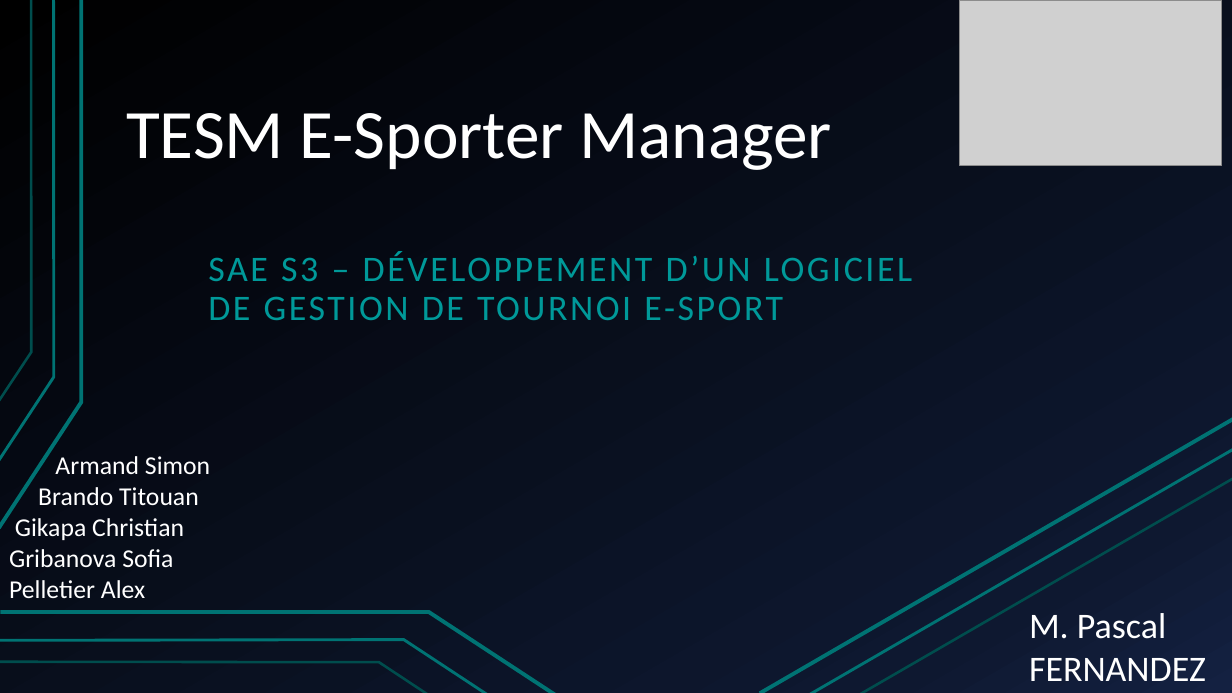
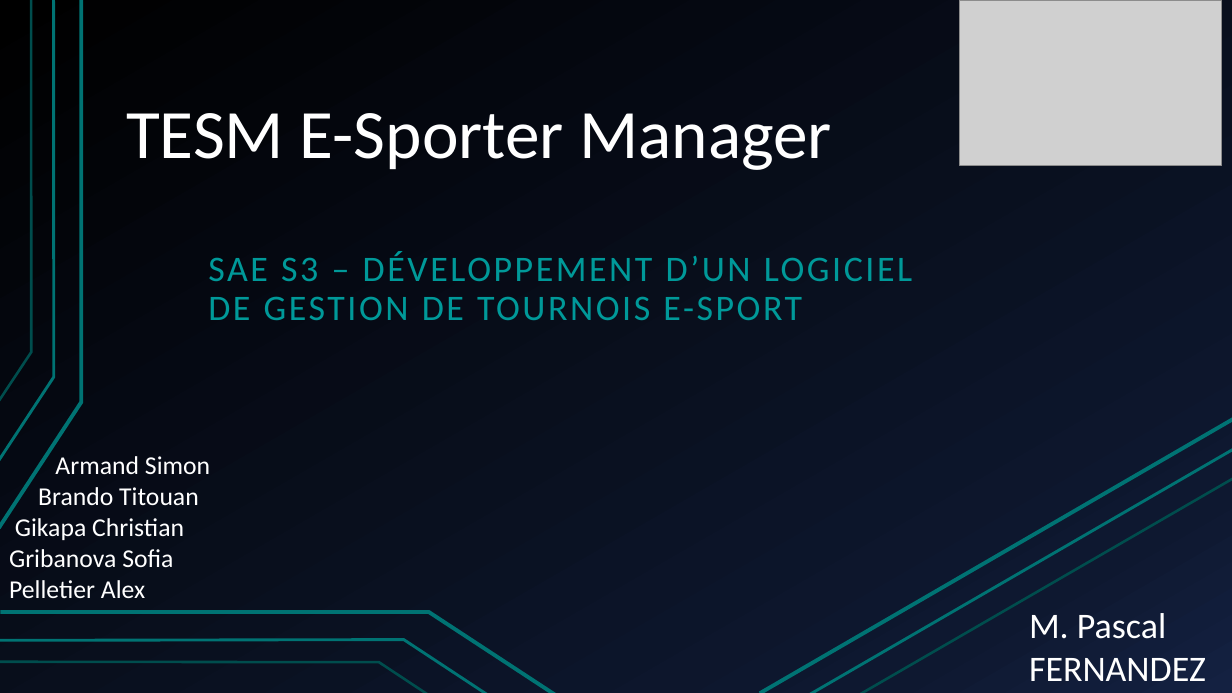
Before and after one commit to gamingdy/tesm-esport-manager, a slide deck: slide 1 of TESM E-Sporter Manager.pptx. Drawn at 1232x693 pixels with LibreOffice and Linux fonts; fonts in the diff are those of the drawing; grey boxes stand for pictures. Boxes give left, top, right and bottom in pixels: in the first picture for what was removed or moved away, otherwise in the second. Text is boxed around its words. In the diff, an @@ line names an element or a change of style, - is before the commit and + after.

```diff
--- a/TESM E-Sporter Manager.pptx
+++ b/TESM E-Sporter Manager.pptx
@@ subtitle at (208,252,912,320): text changed @@
-SAE S3 – DÉVELOPPEMENT D’UN LOGICIEL DE GESTION DE TOURNOI E-SPORT
+SAE S3 – DÉVELOPPEMENT D’UN LOGICIEL DE GESTION DE TOURNOIS E-SPORT
```
Also in this commit, not shown: 3 other slides changed.
